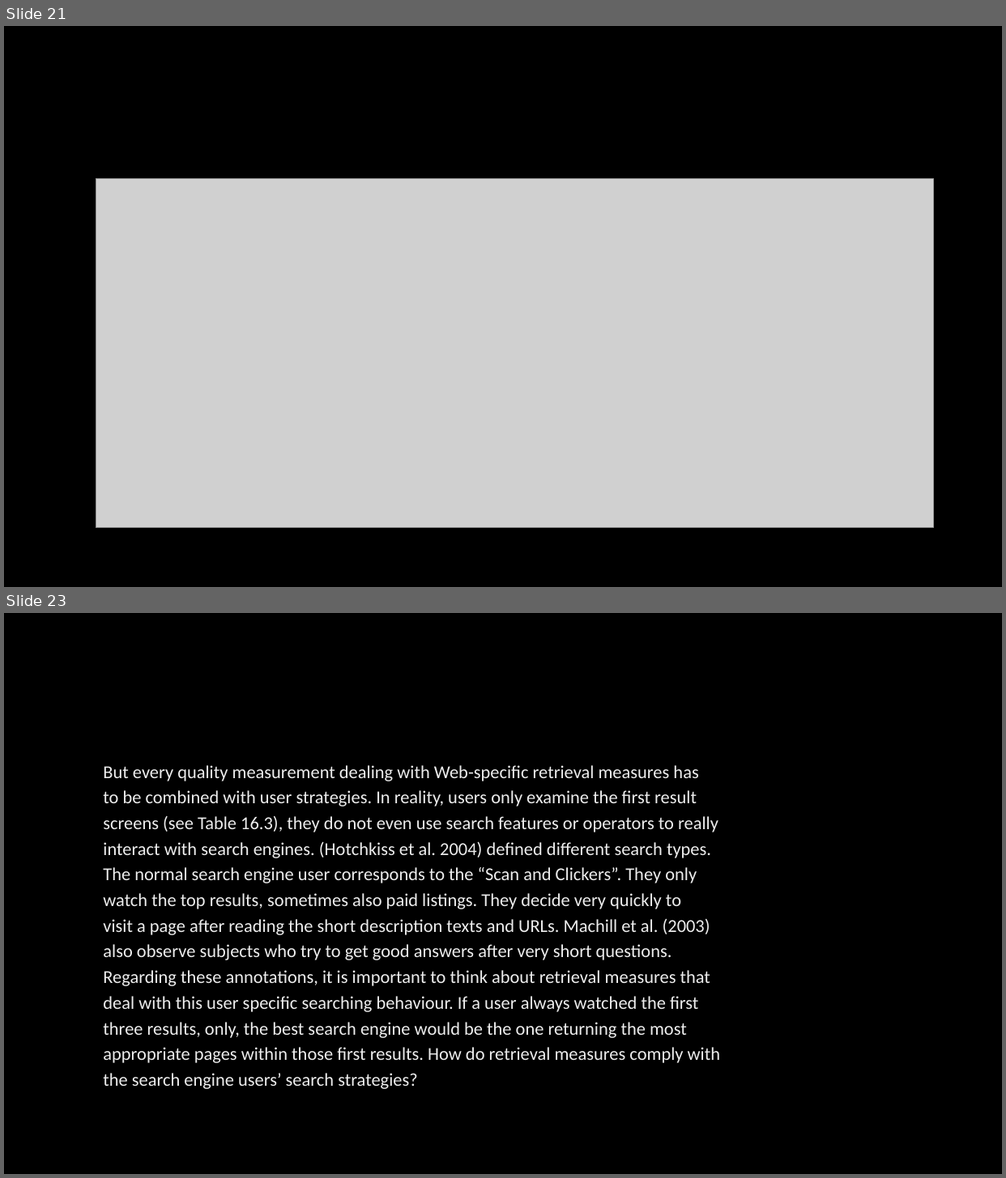
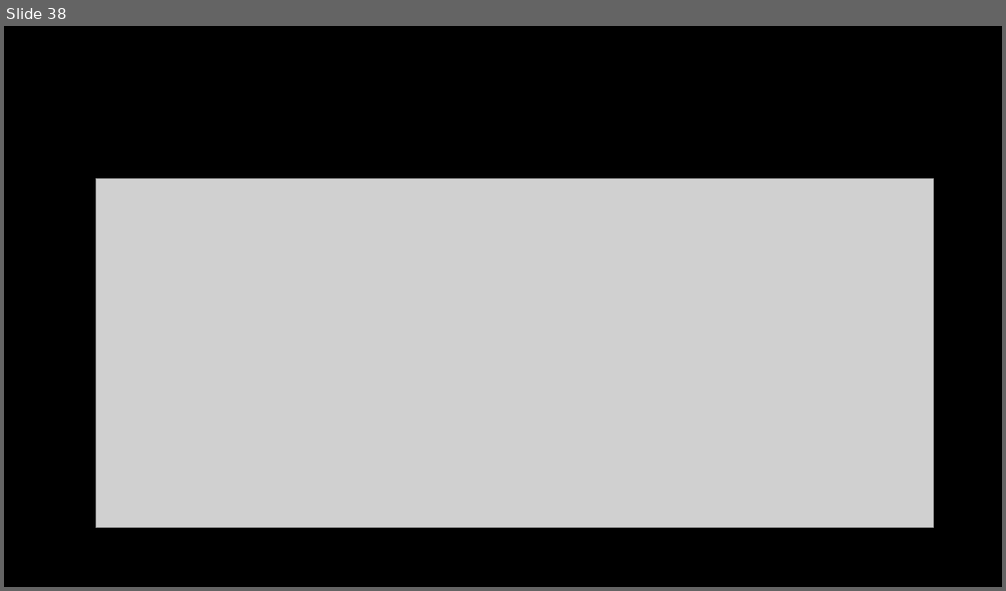
Before and after one commit to MariusKra/InformaciniuSistemuProjektas, a slide deck: IIS pristatymas/Žiniatinklio paieškos rezultatų kokybės vertinimas.pptx. Shown one above the other, each under a label of ours: slides 21 and 23 before the commit, slide 38 after it; the slides between them are not shown. The pictures are 1006x1178 and 1006x591 pixels, drawn with LibreOffice and Linux fonts; fonts in the diff are those of the drawing; grey boxes stand for pictures; background and template pictures are left out. Boxes give left, top, right and bottom in pixels: in the first picture for what was removed or moved away, otherwise in the second. Text is boxed around its words. In the diff, an @@ line names an element or a change of style, - is before the commit and + after.

```diff
--- a/IIS pristatymas/Žiniatinklio paieškos rezultatų kokybės vertinimas.pptx
+++ b/IIS pristatymas/Žiniatinklio paieškos rezultatų kokybės vertinimas.pptx
@@ slide 23 removed at [4, 613, 1002, 1174], background picture (left out) @@
@@ text removed at [103, 765, 720, 1089] @@
-But every quality measurement dealing with Web-specific retrieval measures has
-to be combined with user strategies. In reality, users only examine the first result
-screens (see Table 16.3), they do not even use search features or operators to really
-interact with search engines. (Hotchkiss et al. 2004) defined different search types.
-The normal search engine user corresponds to the “Scan and Clickers”. They only
-watch the top results, sometimes also paid listings. They decide very quickly to
-visit a page after reading the short description texts and URLs. Machill et al. (2003)
-also observe subjects who try to get good answers after very short questions.
-Regarding these annotations, it is important to think about retrieval measures that
-deal with this user specific searching behaviour. If a user always watched the first
-three results, only, the best search engine would be the one returning the most
-appropriate pages within those first results. How do retrieval measures comply with
-the search engine users’ search strategies?
@@ what was slide 21 is now slide 38 @@
```
Also in this commit, not shown: 3 slides changed, 20 slides added, 6 other slides removed.
